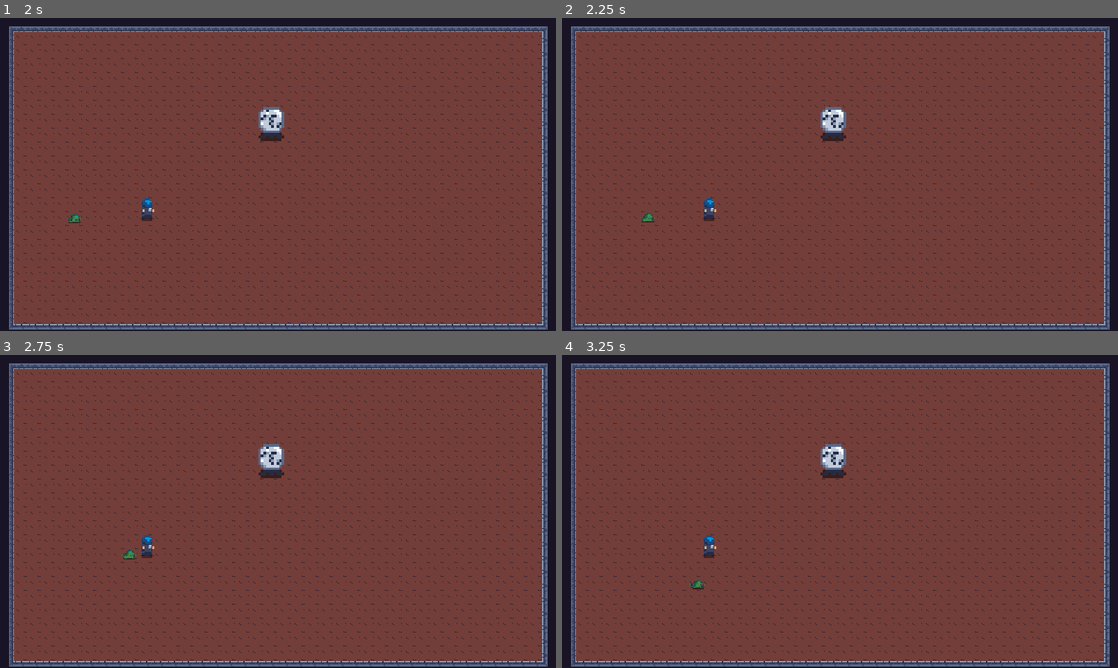
Above: before the commit, frames 1-4 (two rows, left to right).
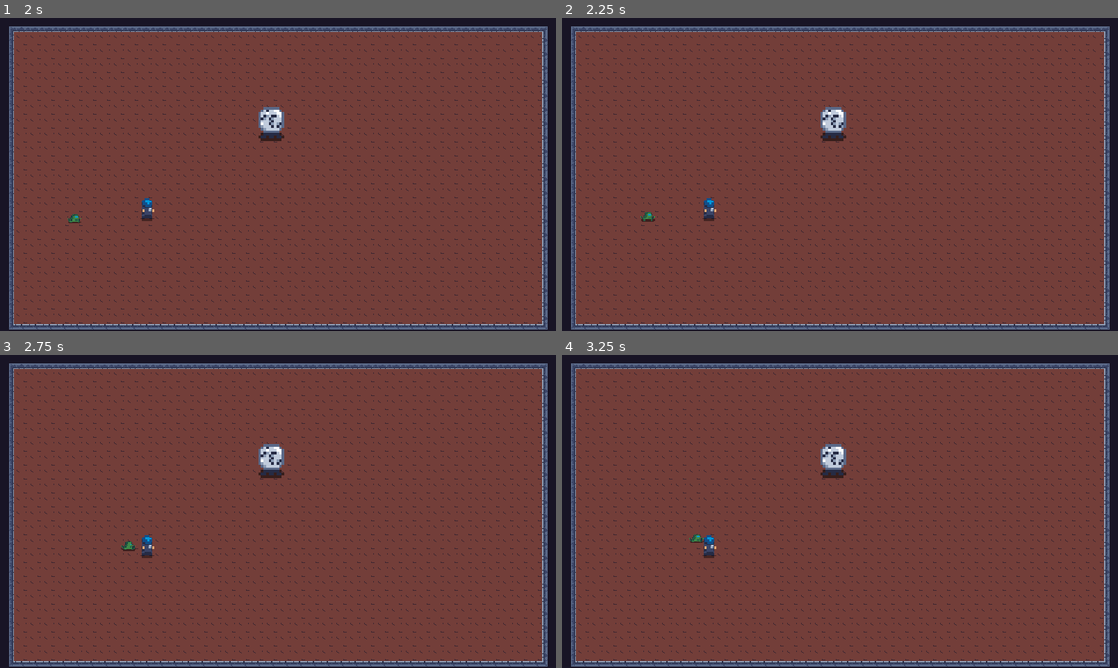
Above: after the commit, the same moments.

Repository: Arssin/ParasiteJam
Game: Godot game, scene res://scenes/main_scene.tscn
Two runs of this game, one before a commit and one after it. Both use one fixed random seed, a clock stepped at 60 frames per second and the inputs below.
Inputs (mouse positions are in pixels of both pictures, inside the frame that each line leads up to):
- Up to frame 1 (2 s): click "PLAY" at 0.5 s; click "PLAY" at 1.25 s
- Up to frame 2 (2.25 s): tap Enter at 2 s; move the mouse to (962, 158) at 2.02 s; hold D (move_right) from 2.03 s (still down); click (962, 158) at 2.1 s
- Up to frame 3 (2.75 s): keep holding D (move_right)
- Up to frame 4 (3.25 s): move the mouse to (728, 527) at 2.77 s; release D (move_right) at 2.78 s; hold Down (move_down) from 2.78 s (still down); click (728, 527) at 2.85 s

Frame 1 is identical in both runs. In frame 2, less than 0.1% of the frame differs, in the area x 14-17%, y 62-66%; in frame 3, 0.1%, in the area x 21-25%, y 59-66%; in frame 4, 0.1%.

Commit message:
player shooting himself

Diff:
--- a/characters/player.gd
+++ b/characters/player.gd
@@ -3,8 +3,9 @@
 class_name Player
 
 var player_speed = 100
-
+var mouse_clicked = false
 var projectile := preload("res://characters/player_projectile.tscn")
+var shooted_pos
 
 # Called when the node enters the scene tree for the first time.
 func _ready() -> void:
@@ -13,35 +14,28 @@
 
 # Called every frame. 'delta' is the elapsed time since the previous frame.
 func _process(delta: float) -> void:
-	var position_mouse_x = get_global_mouse_position().x
-
-	if Input.is_action_just_pressed("left_mouse"):
-		shoot()
+	if mouse_clicked:
+		velocity = shooted_pos * player_speed
 
 	move_and_slide()
 
-func shoot():
-	var mouse_position = get_global_mouse_position()
-	var direction = (mouse_position - global_position).normalized()
-	velocity = direction * player_speed
 
-	#while true:
-		#var move_and_collide_result = move_and_collide(velocity)
-		#if move_and_collide_result:
-			#if move_and_collide_result.collider:
-				#break
-	#var bullet = projectile.instantiate()
-	#bullet.position = $".".global_position
-	#bullet.direction = global_position.direction_to(get_global_mouse_position())
-	#add_child(bullet)
+
 
 func _input(_event: InputEvent) -> void:
 	var input_direction = Input.get_vector("move_left", "move_right","move_up", "move_down")
 
-	if input_direction:
-		velocity = input_direction * player_speed
-	else:
-		velocity = input_direction * 0
+	if !mouse_clicked:
+		if Input.is_action_just_pressed("left_mouse"):
+			var mouse_position = get_global_mouse_position()
+			shooted_pos = (mouse_position - global_position).normalized()
+			mouse_clicked = true
+
+	if !mouse_clicked:
+		if input_direction:
+			velocity = input_direction * player_speed
+		else:
+			velocity = input_direction * 0
 
 func teleport(position):
 	global_position = position
--- a/characters/player.tscn
+++ b/characters/player.tscn
@@ -13,7 +13,7 @@
 collision_mask = 21
 script = ExtResource("1_ja8v1")
 
-[node name="CollisionShape2D" type="CollisionShape2D" parent="."]
+[node name="PlayerCollision" type="CollisionShape2D" parent="."]
 position = Vector2(0.205, 1.315)
 rotation = 1.5708
 scale = Vector2(0.76, 0.76)
@@ -25,3 +25,5 @@
 vframes = 4
 
 [node name="AnimationPlayer" type="AnimationPlayer" parent="."]
+
+[node name="Hitbox" type="Area2D" parent="."]
